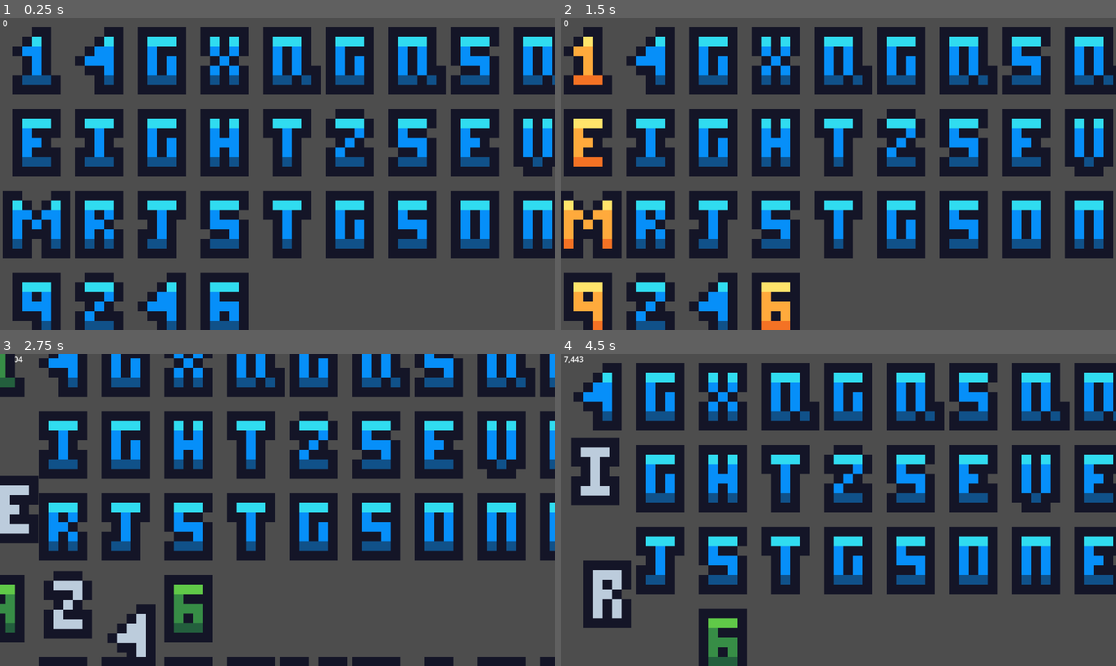
Above: before the commit, frames 1-4 (two rows, left to right).
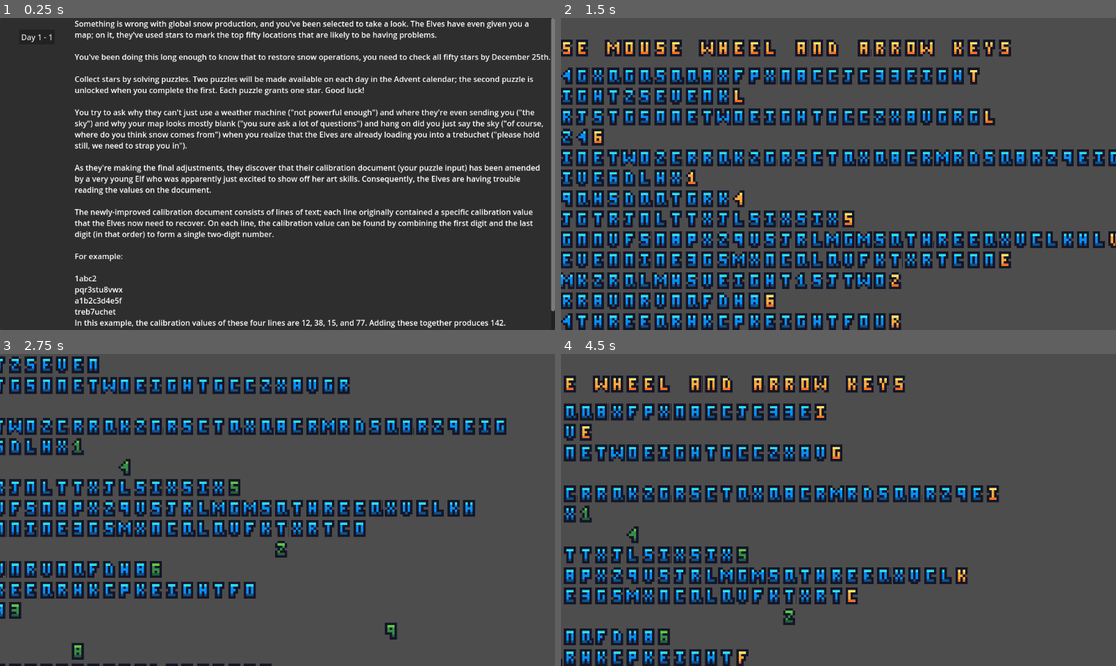
Above: after the commit, the same moments.

Repository: MrOnosa/AdventOfCode2023
Game: Godot game, scene res://menu.tscn
Two runs of this game, one before a commit and one after it. Both use one fixed random seed, a clock stepped at 60 frames per second and the inputs below. Before the commit the project starts from res://days/day1/day1-1.tscn.
Inputs (mouse positions are in pixels of both pictures, inside the frame that each line leads up to):
- Up to frame 1 (0.25 s): no input
- Up to frame 2 (1.5 s): click (599, 36) at 0.5 s, where only the run after the commit has a clickable "Day 1 - 1"; tap Enter at 1.25 s; move the mouse to (960, 158) at 1.27 s; hold Right (ui_right) from 1.28 s (still down); click (960, 158) at 1.42 s
- Up to frame 3 (2.75 s): move the mouse to (166, 525) at 2.02 s; release Right (ui_right) at 2.03 s; hold Down (ui_down) from 2.03 s (still down); click (166, 525) at 2.17 s
- Up to frame 4 (4.5 s): move the mouse to (894, 441) at 2.77 s; release Down (ui_down) at 2.78 s; hold Right (ui_right) 2.78-3.53 s; click (894, 441) at 2.92 s; move the mouse to (810, 572) at 3.52 s; hold Up (ui_up) 3.53-4.28 s; click (810, 572) at 3.67 s; move the mouse to (1005, 556) at 4.27 s; hold Left (ui_left) from 4.28 s (still down); click (1005, 556) at 4.42 s

The runs differ from the first frame. In frame 1, 97% of the frame differs, in the area x 0-100%, y 0-100%; in frame 2, 57%; in frame 3, 52%; in frame 4, 53%.

Commit message:
Fixed lag issues. Added instructions. Added score text. Added insaneo style. Added menu.

Diff:
--- a/Line.gd
+++ b/Line.gd
@@ -3,6 +3,7 @@
 
 @export var line = "" : set = _setLine
 @export var timer : Timer
+var process = true
 
 signal letters_found
 
@@ -19,6 +20,9 @@
 	pass
 
 func _setLine(l):
+	for let in letters:
+		let.queue_free()
+	letters = []
 	line = l
 	rightmost_letter_index = line.length() - 1
 	var x = 0.0
@@ -31,12 +35,15 @@
 		ls.position += Vector2(x,0)
 		add_child(ls.get_parent())
 		ls._show(letter)
-		x += 130.0
+		x += (30.0 if letter == ',' else 130.0)
 		letters.append(ls)
 	#timer.wait_time = 1.0
 	#timer.timeout.connect(_on_timer_timeout)
-	timer.autostart = true
-
+	if process:
+		timer.autostart = true
+	else:
+		for i in range(0, rightmost_letter_index+1):
+			letters[i]._focus()
 
 func _on_timer_timeout():
 	if letters.size() == 0 or leftmost_letter_index < 0 or rightmost_letter_index >= letters.size():
@@ -69,6 +76,19 @@
 func _get_total():
 	return ((_ord(letters[leftmost_letter_index].letter) - _ord('0')) * 10) + (_ord(letters[rightmost_letter_index].letter) - _ord('0'))
 
-
 func _ord(character: String):
 	return character.to_ascii_buffer()[0]
+
+var insaneo_style_interation = 0
+func _go_insaneo_style():
+	insaneo_style_interation += 1
+	for i in range(0, line.length()):
+		var style = (i + insaneo_style_interation) % 4
+		if style == 0:
+			letters[i]._focus()
+		elif style == 1:
+			letters[i]._default()
+		elif style == 2:
+			letters[i]._correct()
+		elif style == 3:
+			letters[i]._bonus()
--- a/days/day1/Camera2D.gd
+++ b/days/day1/Camera2D.gd
@@ -1,6 +1,6 @@
 extends Camera2D
 
-var move_speed = 100.0
+var move_speed = 200.0
 var zoom_speed = 0.1
 
 # Called when the node enters the scene tree for the first time.
@@ -10,13 +10,13 @@
 
 func _process(delta):
 	if Input.is_action_pressed("ui_right"):
-		position.x += move_speed * delta
+		position.x += move_speed * delta * (1/zoom.x)
 	if Input.is_action_pressed("ui_left"):
-		position.x -= move_speed * delta
+		position.x -= move_speed * delta* (1/zoom.x)
 	if Input.is_action_pressed("ui_up"):
-		position.y -= move_speed * delta
+		position.y -= move_speed * delta* (1/zoom.x)
 	if Input.is_action_pressed("ui_down"):
-		position.y += move_speed * delta
+		position.y += move_speed * delta* (1/zoom.x)
 
 func _input(event):
 	if event is InputEventMouseButton:
--- a/days/day1/LetterSprite.gd
+++ b/days/day1/LetterSprite.gd
@@ -7,6 +7,7 @@
 var focus_y = 15
 var incorrect_y = 7
 var correct_y = 31
+var bonus_y = 39
 
 @export var letter: String
 var focusing = false
@@ -42,6 +43,9 @@
 func _show(character: String):
 	letter = character
 	var position: int
+	if character == ' ' or character == ',': # Special case for instructions
+		position = -100
+
 	if  character >= 'a' and character <= 'z':
 		position = _ord(character) - _ord('a')
 
@@ -58,13 +62,20 @@
 	region_rect.position = Vector2(region_rect.position.x, focus_y)
 	focusing = true
 
+func _bonus():
+	region_rect.position = Vector2(region_rect.position.x, bonus_y)
+	focusing = true
+
 func _incorrect():
 	region_rect.position = Vector2(region_rect.position.x, incorrect_y)
 	focusing = false
-	var rb = get_parent()
-	rb.freeze = false
-	rb.linear_velocity = Vector2(randf_range(-50.0, 50.0), randf_range(-500.0, 0.0))
-	$"../VisibleOnScreenNotifier2D".screen_exited.connect(_on_visible_on_screen_notifier_2d_screen_exited)
+	if $"../VisibleOnScreenNotifier2D".is_on_screen():
+		var rb = get_parent()
+		rb.freeze = false
+		rb.linear_velocity = Vector2(randf_range(-50.0, 50.0), randf_range(-500.0, 0.0))
+		$"../VisibleOnScreenNotifier2D".screen_exited.connect(_on_visible_on_screen_notifier_2d_screen_exited)
+	else:
+		queue_free()
 
 func _correct():
 	region_rect.position = Vector2(region_rect.position.x, correct_y)
--- a/days/day1/day1-1.gd
+++ b/days/day1/day1-1.gd
@@ -1,6 +1,9 @@
 extends Node2D
 
 var total = 0
+var scoreLine: Line
+var lines_complete = 0
+var lines_to_process = 0
 
 # Called when the node enters the scene tree for the first time.
 func _ready():
@@ -12,13 +15,24 @@
 	var letter_sprite_scene = load("res://days/day1/letter_sprite.tscn")
 	var line_sprite_scene = load("res://days/day1/line.tscn")
 
-	var currentLine : Line = line_sprite_scene.instantiate()
-	add_child(currentLine)
-	var pos = Vector2(20, 20)
+	scoreLine = line_sprite_scene.instantiate()
+	scoreLine.process = false #This is just for instruction that's it thats all
+	scoreLine.position = Vector2(20, 20)
+	scoreLine.line = ""
+	add_child(scoreLine)
+
+	var instructionsLine : Line = line_sprite_scene.instantiate()
+	instructionsLine.process = false #This is just for instruction that's it thats all
+	instructionsLine.position = Vector2(20, 190)
+	instructionsLine.line = "use mouse wheel and arrow keys"
+	add_child(instructionsLine)
+
+	var pos = Vector2(20, 420)
 	var lines = exampleText.split("\n")
 	for line in lines:
 		if line.length() > 0:
-			currentLine = line_sprite_scene.instantiate()
+			lines_to_process += 1
+			var currentLine = line_sprite_scene.instantiate()
 			currentLine.line = line
 			currentLine.position = pos
 			add_child(currentLine)
@@ -32,8 +46,13 @@
 	pass
 
 func _add_to_total(num):
+	lines_complete += 1
 	total += num
-	$Camera2D/Label.text = format_number_with_commas(total)
+	if scoreLine != null:
+		scoreLine.line = format_number_with_commas(total)
+		if lines_to_process == lines_complete:
+			# Done!
+			scoreLine.get_node("InsaneoStyle").start()
 
 func format_number_with_commas(number):
 	var formatted_number = str(number)
--- a/days/day1/day1-1.tscn
+++ b/days/day1/day1-1.tscn
@@ -8,12 +8,6 @@
 script = ExtResource("1_4ihbl")
 
 [node name="Camera2D" type="Camera2D" parent="."]
-position = Vector2(570, 325)
+position = Vector2(2300, 1305)
+zoom = Vector2(0.25, 0.25)
 script = ExtResource("2_psvdc")
-
-[node name="Label" type="Label" parent="Camera2D"]
-offset_left = -570.0
-offset_top = -325.0
-offset_right = -551.0
-offset_bottom = -302.0
-text = "23"
--- a/days/day1/line.tscn
+++ b/days/day1/line.tscn
@@ -7,5 +7,10 @@
 timer = NodePath("Timer")
 
 [node name="Timer" type="Timer" parent="."]
+wait_time = 0.5
+
+[node name="InsaneoStyle" type="Timer" parent="."]
+wait_time = 0.2
 
 [connection signal="timeout" from="Timer" to="." method="_on_timer_timeout"]
+[connection signal="timeout" from="InsaneoStyle" to="." method="_go_insaneo_style"]
--- /dev/null
+++ b/menu.gd
@@ -0,0 +1,15 @@
+extends Control
+
+
+# Called when the node enters the scene tree for the first time.
+func _ready():
+	pass # Replace with function body.
+
+
+# Called every frame. 'delta' is the elapsed time since the previous frame.
+func _process(delta):
+	pass
+
+
+func _on_day_1_1_button_pressed():
+	get_tree().change_scene_to_file("res://days/day1/day1-1.tscn")
--- a/menu.tscn
+++ b/menu.tscn
@@ -1,4 +1,6 @@
-[gd_scene format=3 uid="uid://cj4yn0oudpp3j"]
+[gd_scene load_steps=2 format=3 uid="uid://cj4yn0oudpp3j"]
+
+[ext_resource type="Script" path="res://menu.gd" id="1_r6r70"]
 
 [node name="Menu" type="Control"]
 layout_mode = 3
@@ -7,6 +9,7 @@
 anchor_bottom = 1.0
 grow_horizontal = 2
 grow_vertical = 2
+script = ExtResource("1_r6r70")
 
 [node name="Panel" type="Panel" parent="."]
 layout_mode = 1
@@ -23,3 +26,35 @@
 offset_right = 114.0
 offset_bottom = 55.0
 text = "Day 1 - 1"
+
+[node name="RichTextLabel" type="RichTextLabel" parent="."]
+layout_mode = 1
+anchors_preset = 15
+anchor_right = 1.0
+anchor_bottom = 1.0
+offset_left = 155.0
+grow_horizontal = 2
+grow_vertical = 2
+text = "Something is wrong with global snow production, and you've been selected to take a look. The Elves have even given you a map; on it, they've used stars to mark the top fifty locations that are likely to be having problems.
+
+You've been doing this long enough to know that to restore snow operations, you need to check all fifty stars by December 25th.
+
+Collect stars by solving puzzles. Two puzzles will be made available on each day in the Advent calendar; the second puzzle is unlocked when you complete the first. Each puzzle grants one star. Good luck!
+
+You try to ask why they can't just use a weather machine (\"not powerful enough\") and where they're even sending you (\"the sky\") and why your map looks mostly blank (\"you sure ask a lot of questions\") and hang on did you just say the sky (\"of course, where do you think snow comes from\") when you realize that the Elves are already loading you into a trebuchet (\"please hold still, we need to strap you in\").
+
+As they're making the final adjustments, they discover that their calibration document (your puzzle input) has been amended by a very young Elf who was apparently just excited to show off her art skills. Consequently, the Elves are having trouble reading the values on the document.
+
+The newly-improved calibration document consists of lines of text; each line originally contained a specific calibration value that the Elves now need to recover. On each line, the calibration value can be found by combining the first digit and the last digit (in that order) to form a single two-digit number.
+
+For example:
+
+1abc2
+pqr3stu8vwx
+a1b2c3d4e5f
+treb7uchet
+In this example, the calibration values of these four lines are 12, 38, 15, and 77. Adding these together produces 142.
+
+Consider your entire calibration document. What is the sum of all of the calibration values?"
+
+[connection signal="pressed" from="Panel/Button" to="." method="_on_day_1_1_button_pressed"]
--- a/project.godot
+++ b/project.godot
@@ -11,7 +11,7 @@
 [application]
 
 config/name="adventofcode2023"
-run/main_scene="res://days/day1/day1-1.tscn"
+run/main_scene="res://menu.tscn"
 config/features=PackedStringArray("4.2", "GL Compatibility")
 config/icon="res://icon.svg"
 
